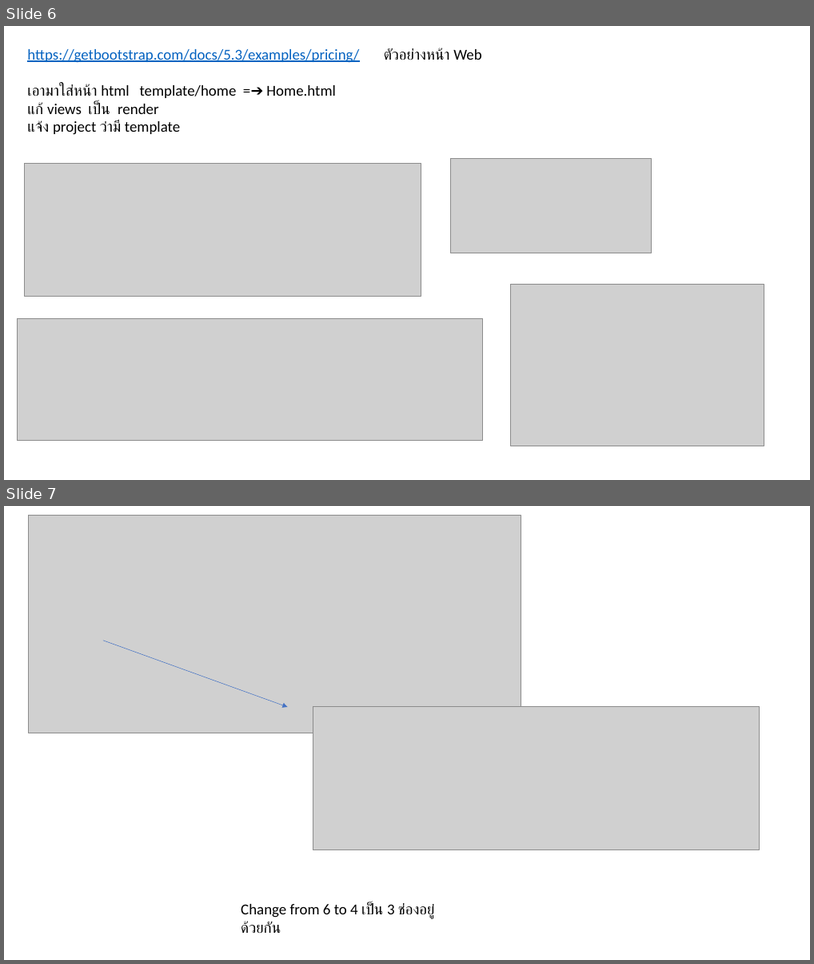
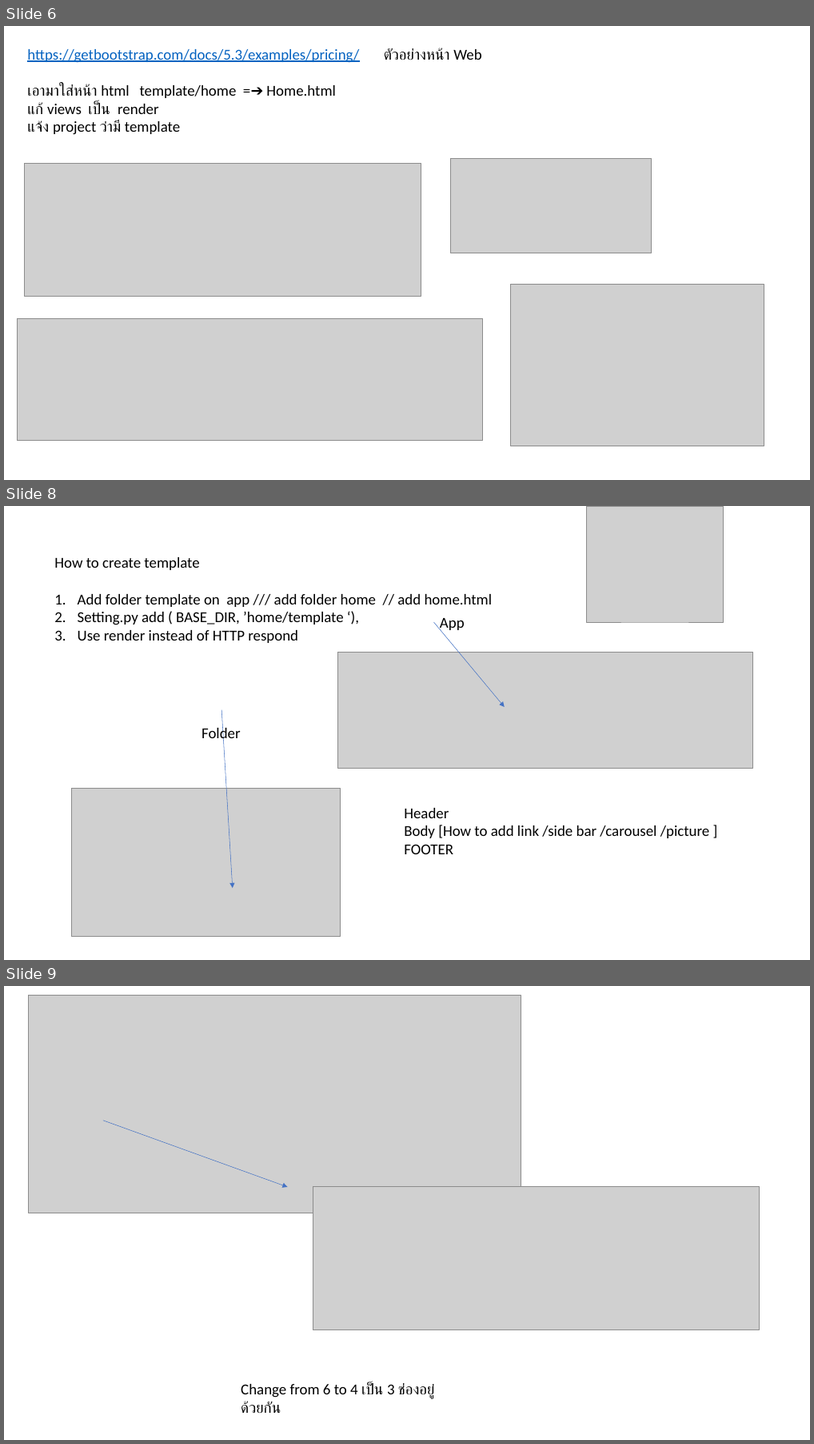
Before and after one commit to Witaya252525/Django_Who-is-Witaya, a slide deck: MEMO.pptx. Shown one above the other, each under a label of ours: slides 6 and 7 before the commit, slides 6, 8 and 9 after it; the slides between them are not shown. The pictures are 814x964 and 814x1444 pixels, drawn with LibreOffice and Linux fonts; fonts in the diff are those of the drawing; grey boxes stand for pictures. Boxes give left, top, right and bottom in pixels: in the first picture for what was removed or moved away, otherwise in the second. Text is boxed around its words. In the diff, an @@ line names an element or a change of style, - is before the commit and + after.

```diff
--- a/MEMO.pptx
+++ b/MEMO.pptx
@@ slide 8 added at bbox=[4, 506, 810, 960], background #FFFFFF @@
@@ picture added at bbox=[587, 506, 724, 622] @@
@@ text added at bbox=[54, 557, 493, 643], 18 pt, text #000000 @@
+How to create template
+1. Add folder template on app /// add folder home // add home.html
+2. Setting.py add ( BASE_DIR, ’home/template ‘),
+3. Use render instead of HTTP respond
@@ arrow added from (434, 622) to (505, 707), #4472C4 0.5 pt @@
@@ text added at bbox=[440, 618, 465, 632], 18 pt, text #000000 @@
+App
@@ picture added at bbox=[338, 652, 754, 768] @@
@@ arrow added from (222, 710) to (233, 888), #4472C4 0.5 pt @@
@@ text added at bbox=[202, 726, 241, 743], 18 pt, text #000000 @@
+Folder
@@ picture added at bbox=[72, 788, 341, 936] @@
@@ text added at bbox=[404, 808, 710, 854], 18 pt, text #000000 @@
+Header
+Body [How to add link /side bar /carousel /picture ]
+FOOTER
@@ what was slide 7 is now slide 9 @@
```
Also in this commit, not shown: 3 slides changed, 9 other slides added.
